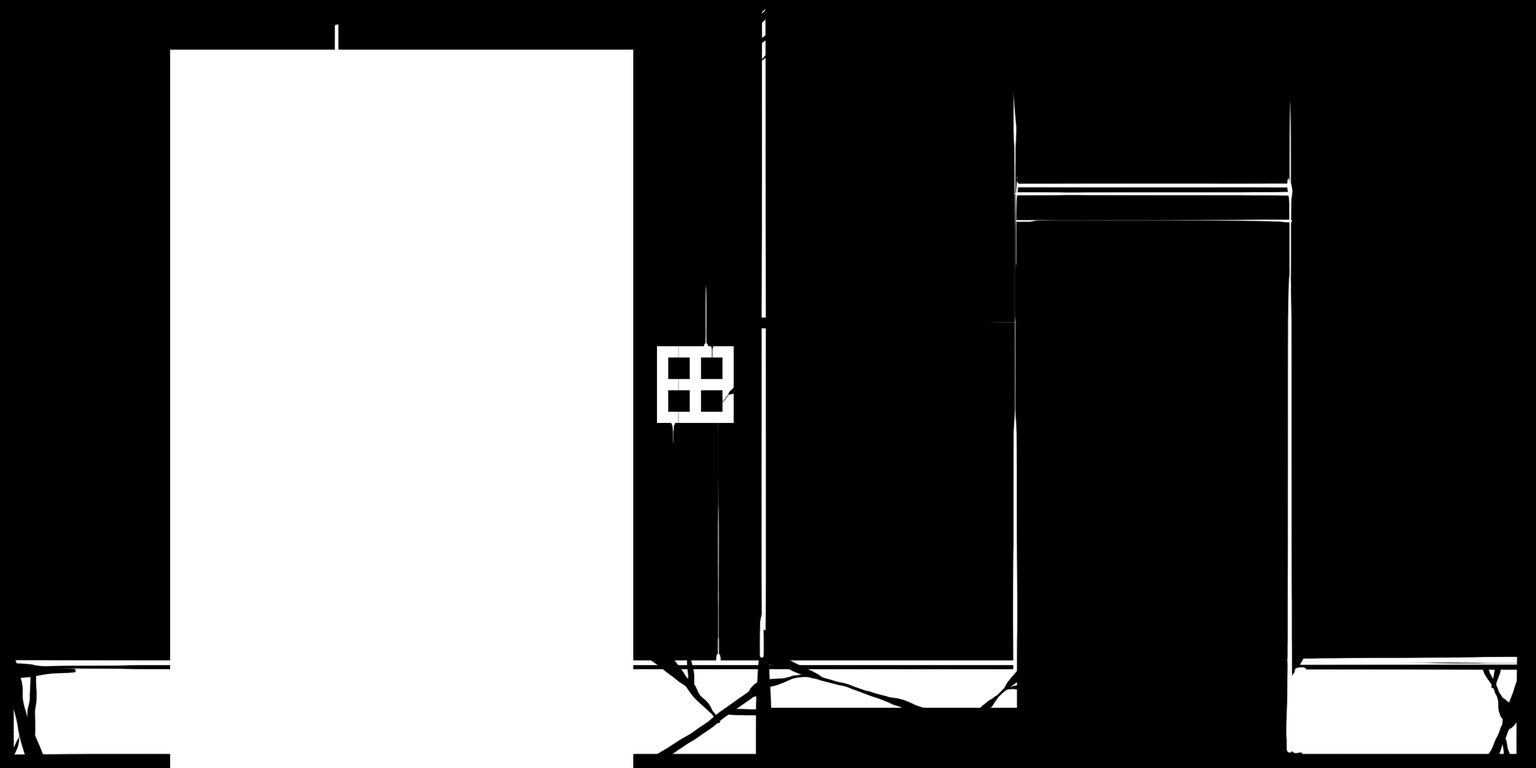
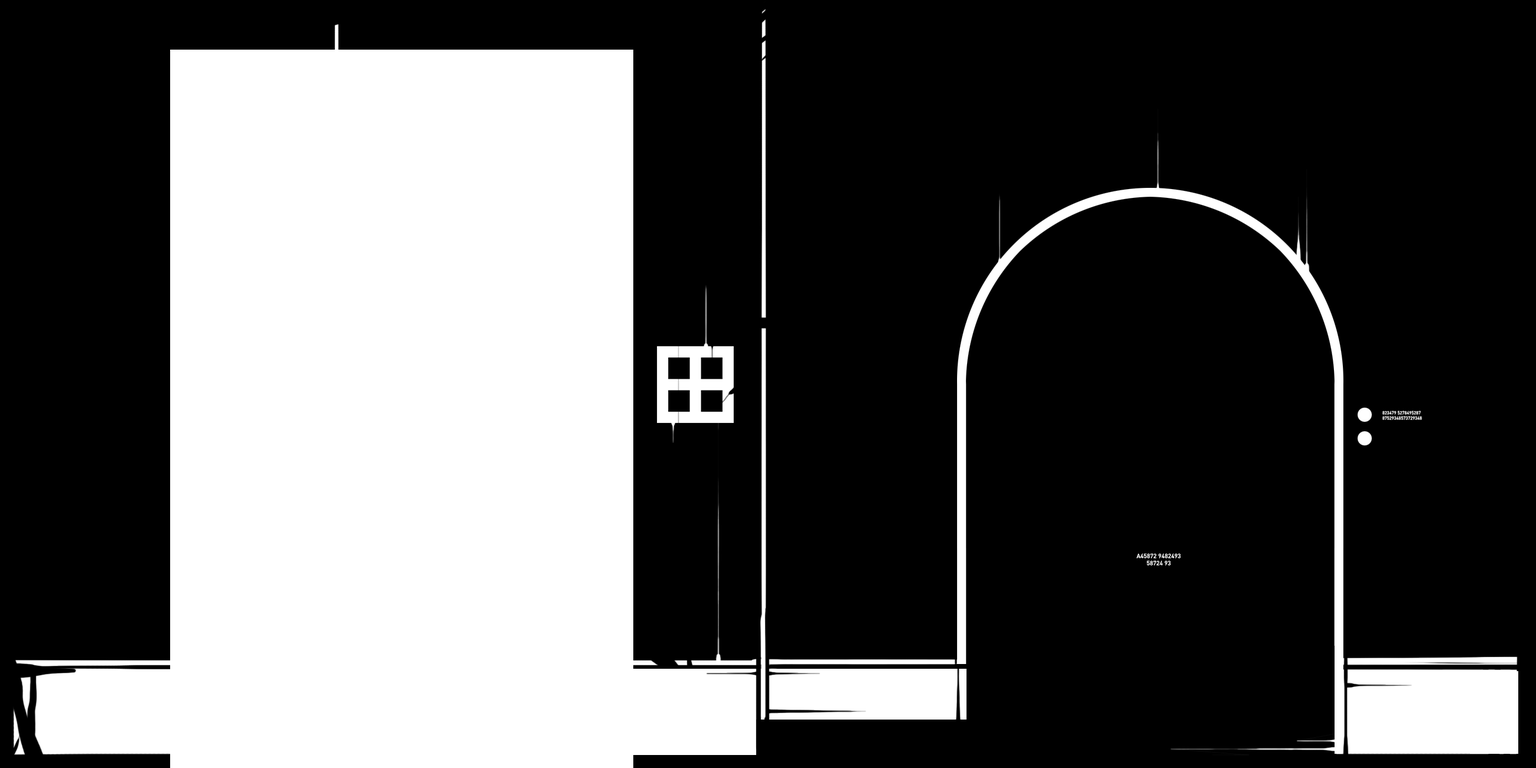
Layers edited between the first and the second 1536px x 768px image:
added layer "Layer 29" above "Layer 28" over (705, 594, 1519, 756)
added layer "Layer 28" above "Layer 27" over (633, 668, 967, 755)
added layer "Layer 27" above "Layer 26" over (767, 108, 1373, 756)
added layer "823479 5278495287 87529348573729348" above "Layer 25 copy" over (1382, 410, 1422, 421)
added layer "Layer 25 copy" above "Layer 25" over (1357, 431, 1372, 446)
added layer "Layer 25" above "A45872 9482493 58724 93" over (1357, 407, 1372, 422)
added layer "A45872 9482493 58724 93" above "Layer 24" over (1136, 553, 1181, 566)
added layer "Layer 24" above "Layer 23" over (945, 644, 1343, 754)
added layer "Layer 23" above "Layer 22" over (750, 645, 1337, 756)
added layer "Layer 22" above "Layer 21" over (956, 187, 1344, 722)
added layer "Layer 21" above "Layer 12" over (770, 56, 1305, 756)
